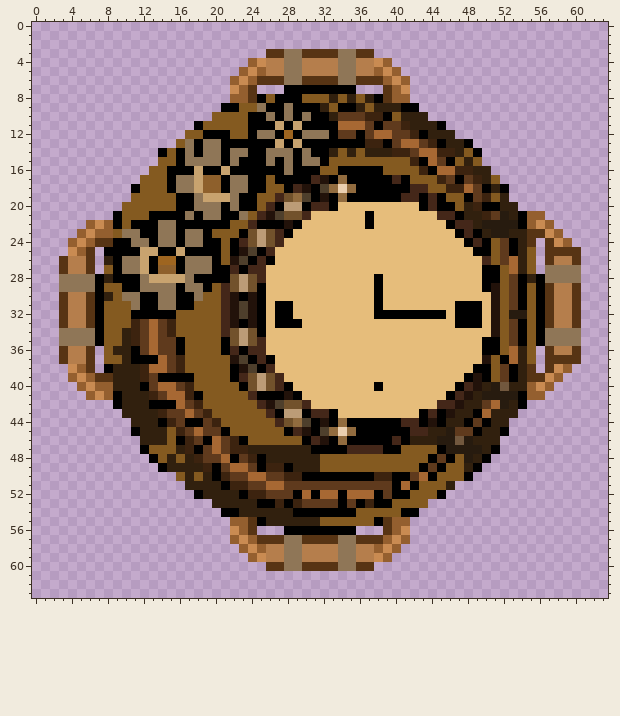
Pixel-art sprite -- Assets/Texture/ScenesLevel/store_goods_15.png. This is how it looked before the edit.
The file is 64x64 pixels.
And afterwards:
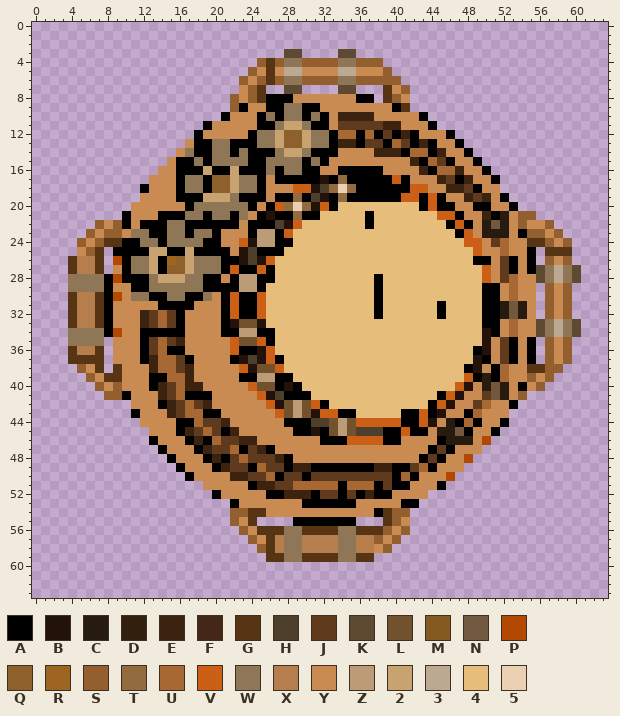
Palette (. is transparent): A #000000  B #22120a  C #271b0f  D #31200e  E #3c230f  F #442719  G #573414  H #4e3f2c  J #5f3a1d  K #5e4a31  L #72522c  M #845a20  N #72583e  P #b34900  Q #8e602c  R #9e6520  S #945f2f  T #926c3f  U #a76833  V #cb5f15  W #8f7657  X #b57e4c  Y #c98b52  Z #bc9c77  2 #c8a36f  3 #bca991  4 #e6bd7b  5 #ebd0b1
Changes in this commit:
Changed rows in their new state; - is an unchanged pixel.
first column x 3:
 3 -----------------------..KK....KK..-----------------------
 4 ---------------------.SGS--SSSS--SSS.---------------------
 5 --------------------.SYGY33YYYY33YYYS.--------------------
 6 -------------------.SYS-S--SSSS--SSS-S.-------------------
 7 -------------------.YSG--KK....KK----YS-------------------
 8 --------------------YSGA--YYYYYYYAA.--Y-------------------
 9 ------------------.SAYY---W--YYYYYYYYAG.------------------
10 -----------------.AYYY----WAW-YEEE-YYYYYA-----------------
11 ---------------.AYYYYY--W2-W--YJJJ-JEEYYYA.---------------
12 --------------.AYYYYY---2QQ2---UU-UAJAEAYYYA--------------
13 -------------.Y-A-W---WW-QQ2WW-EE-JJ-UJAEAYYA.------------
14 -----------..Y--A-WA---A-22---AYYYYEE-AU-A-YYA.-----------
15 -----------.Y-A-A-W-W---W-WA--YYYYYYYYY-----YYA-----------
16 ----------.YY--A2-A2---W--W--YY-----YYYY-----YYA----------
17 ---------.YYYA-WA-Q2-W-Y----A--------V-YYY---EYYA---------
18 --------.AYYYA-WA-Q2-W-YYYVVB----------VVYY--JAYY.--------
19 --------.YYYY--A------AYAA-AH---------VV-V-YYE--YA--------
20 -------.YYYYYY----W-W-YAVT5TBV-----------V--YYA-YYA-------
21 ------.AYYY----WA-W--YA-AATAA-------------VV-YY-A-YS-.----
22 ---.SYSAY--A-W-----AYA--H-V-----------------VAY-N-YSY-----
23 --.SY-SY-W-A-WA-WAYYYA-ZAV-------------------VYC--YASS----
24 -.SYS-G-A-WA-W----YYVB-ZAA-------------------VVYJUYY-GS---
25 -.YSG.---A-2-A2---AY---AA---------------------VYYUYYA----.
26 .G-XG.PA-W2A-Q2--WAABHBV----------------------AAY-AYA-SYS.
27 .G-XG.YA-W2A-Q2--W-V-AVA-----------------------VYJAYAK-3-K
28 .---WAP--AW----W--YA-ZAA-----------------------VYJUYYK-3-K
29 .---WAYY-A---W---AAA-Z--------------------------AYUYY.SYS.
30 .G-XGAPY-W-A-W-AWYAV-AV------------------------AAYUYY.SYS.
31 .G-XGAYYYYYAA--YYYAVAAV-44----------------A-444AACNCY.SYS.
32 .G-XGAYYYEJUJAYYYYAVAAV-44----------444444--444AACN-Y.SYS.
33 .G-XGAYYYEJUJAYYYYA-LLB-444-----------------444AAYUYYKW3WK
34 .---WAPYYAAAAAYYYYAA-Z-A-----------------------BAYUYYK-3-K
35 .---W.YYYAJU-EYYYYYVL-VA-----------------------BYJAYA.SYS.
36 .G-XG.YYYAJUA-YYYYYV-ABV----------------------ABYJAYA-SYS.
37 .GG-G.YYY-E-UJAYYYYABHBVA---------------------BAYJAYA-SYS.
38 -.-YG.GYYYE-UJEYYYYYVBLLV--------------------ABYAUYY-GSS.-
39 -..-Y-GYYYA-UUEYYYYYAA-ZAA-------------------VACAUYYSYS.--
40 --..-YSYYYAEJU-EYYYYYVL-ABA--------4--------VBYCNCYAYS.---
41 ---..-SAYYYEJ-A-AYYYYYVBHA-A--------------AVBYYJN-YS..----
42 ------..YYY-EJUJEYYYYYYVB-ZLVA-----------AVBYYJUYYA.------
43 -------.AYYYE--UAAYYYYYYVL-LBVVAA-----AAVABYYAUYYY.-------
44 --------.YYYYA-U-JEYYYYYYAAAHHLZLVVVVVAAV-YCAUAYYA--------
45 --------..YYYAEJU--EYYYYYYAABALZLHHH--VAAYC-NAYYA.--------
46 ---------.AYYYAE---JEEYYYYYYYA-AVVVV-AYYYYA-C-YP.---------
47 ---------..AYYY-EJ-UAJEAYYYYYYYYYYYYYYYYYAJAYYY..---------
48 ----------..AYYYAEAJUJJJEAYYYYYYYYYYYYYYAJAYYP..----------
49 -----------..AYYY-EJJAUJJ-EEAAAAAAAEEAAJUAYYY..-----------
50 -------------.AYYYYEEJJUAJJ-JJJJJJJJJ-UAYYYP..------------
51 --------------..YYYYYAEEJ-UUUUUAUUUA--AYYYA.--------------
52 ---------------..AYYYYYAAEEE-JJ-JAE-AYYYY..---------------
53 -----------------..AYYYYYYYAAAA-AYYYYYAA.-----------------
54 ------------------.SSGGYYYYYYYYYYYYAGSS.------------------
55 --------------------Y-....AAAAAAA...--Y-------------------
56 -------------------.-YGGGWWGGGGWWGGGSYS-------------------
57 -------------------..-Y-X--XXXX--XXSYS.-------------------
58 --------------------..-G-----------YS.--------------------
59 ---------------------..GG--GGGG--GG..---------------------
60 -----------------------............-----------------------
Boxes around the changes in both pictures, in picture pixels (x1, y1, x2, y2):
changed: (59, 49, 581, 571)
